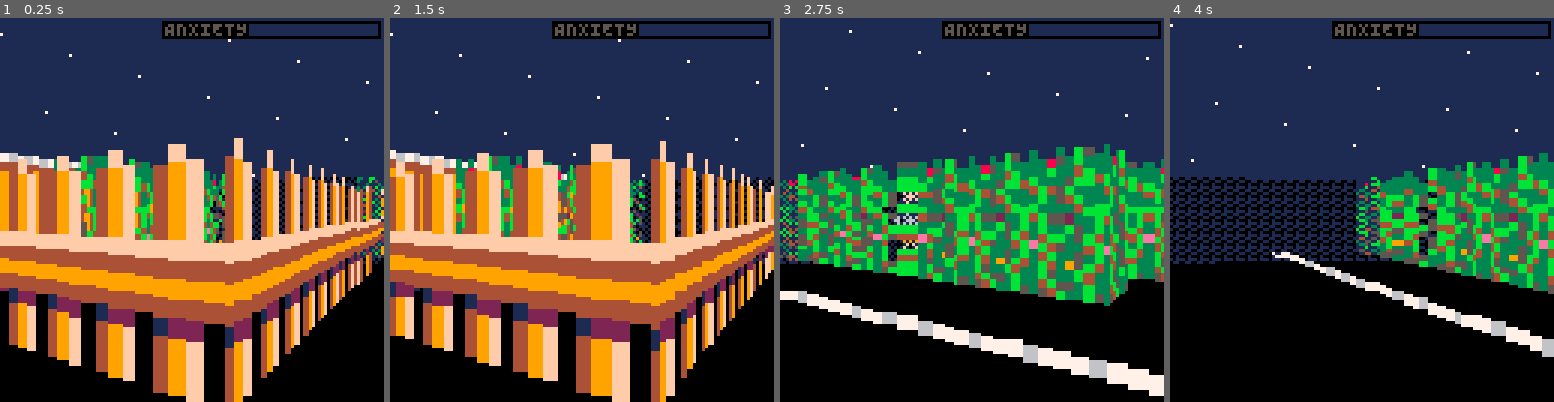
Above: before the commit, frames 1-4 (left to right).
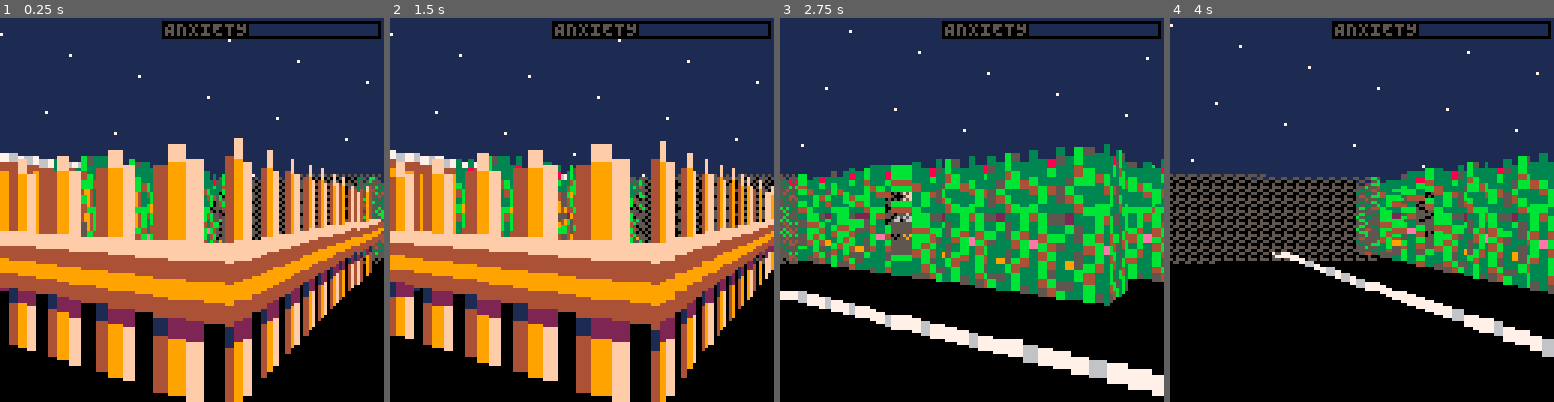
Above: after the commit, the same moments.

Repository: jcwilk/anx
Game: PICO-8 cartridge anx.p8
Two runs of this game, one before a commit and one after it. Both use one fixed random seed, a clock stepped at 60 frames per second and the inputs below.
Inputs:
- Up to frame 1 (0.25 s): no input
- Up to frame 2 (1.5 s): tap X (X key) at 0.33, 1.07 s; tap O (Z key) at 0.7 s
- Up to frame 3 (2.75 s): hold Right 1.6-2.1 s; tap O (Z key) at 1.7, 2.1, 2.5 s; tap X (X key) at 1.85 s; hold Up 2.15-2.42 s; hold Right from 2.47 s (still down)
- Up to frame 4 (4 s): tap O (Z key) at 2.9, 3.3, 3.7 s; tap X (X key) at 2.97 s; release Right at 3.03 s; hold Left 3.08-3.58 s; hold Down 3.63-3.97 s

The runs differ from the first frame. In frame 1, 1.3% of the frame differs, in the area x 54-100%, y 40-65%; in frame 2, 1.2%; in frame 3, 8.0%; in frame 4, 10%, in the area x 0-95%, y 35-86%.

Commit message:
Added popups and whisky purchasing
Also did some visual tweaks for fog

Diff:
--- a/anx.p8
+++ b/anx.p8
@@ -374,10 +374,10 @@
   key=-distance,
   draw=function()
    if bg_only then
-    rectfill(screenx,screeny,screenxright,screeny+height,ground_color)
+    rectfill(screenx,screeny,screenxright,screeny+height,0)
    else
     fillp(fog_pattern)
-    rectfill(screenx,screeny,screenxright,screeny+height,sky_color)
+    rectfill(screenx,screeny,screenxright,screeny+height,5)
     fillp()
    end
   end
@@ -501,8 +501,8 @@
  local row,pixel,pixel_color
  local sides, side
 
- local spritex=8*(mob.sprite_id%16)
- local spritey=8*(mob.sprite_id/16)
+ local spritex=8*flr(mob.sprite_id%16)
+ local spritey=8*flr(mob.sprite_id/16)
 
  local total_rows=16
  if is_sprite_half_height(mob.sprite_id) then --hax for half height mobs
@@ -749,6 +749,25 @@
  end
 end)()
 
+makeclerk = (function()
+ local function clerk_update(mob)
+  local m_to_p=mob.coords-player.coords
+  local distance=m_to_p:tomagnitude()
+  if distance < 2.2 then
+   if abs(mob:turn_towards(player)) < .1 then
+    mob:talk()
+    make_payment()
+   end
+  end
+ end
+
+ return function(sprite_id,coords,bearing)
+  local obj=makemobile(sprite_id,coords,bearing)
+  obj.update=clerk_update
+  return obj
+ end
+end)()
+
 -- end ext
 
 -- start ext ./main.lua
@@ -952,7 +971,7 @@
     face_index=2
    end
 
-   if distance > draw_distance * .85 and not drawn_fog then
+   if distance > draw_distance * .9 and not drawn_fog then
     new_draw=deferred_fog_draw(pa,draw_distance*.9,draw_width,screenx)
     if new_draw then
      drawn_fog=true
@@ -1040,6 +1059,8 @@
     mobile_pool.make(makecoin(mob_id,makevec2d(x,-y),makeangle(rnd())))
    elseif mob_id == 16 then
     mobile_pool.make(makewhisky(mob_id,makevec2d(x,-y),makeangle(rnd())))
+   elseif mob_id == 41 then
+    mobile_pool.make(makeclerk(mob_id,makevec2d(x,-y),makeangle(rnd())))
    else
     mobile_pool.make(makemobile(mob_id,makevec2d(x,-y),makeangle(rnd())))
    end
@@ -1205,6 +1226,10 @@
  end)
 
  update_fog_swirl()
+
+ update_inventory()
+
+ update_popup()
 end
 
 function draw_stars()
@@ -1262,9 +1287,82 @@
  has_whisky=true
 end
 
+making_payment=false
+function make_payment()
+ if has_whisky and coin_count > 0 then
+  popup("pAYING FOR WHISKY...",20,11)
+  making_payment = true
+ end
+end
+
+paid_for_whisky = false
+payment_progress = 0
+function update_inventory()
+ if making_payment then
+  payment_progress+=.005
+  if payment_progress >= 1 then
+   coin_count = 0
+   paid_for_whisky = true
+   payment_progress = 0
+   popup("whisky purchased!",60,11,true)
+  end
+ else
+  payment_progress = 0
+ end
+ making_payment = false
+end
+
+popup_duration = 0
+popup_text = ""
+popup_color = 8
+popup_blinking = false
+function popup(text,duration,colr,blinking)
+ popup_duration = duration
+ popup_text = text
+ popup_color = colr
+ popup_blinking = blinking
+end
+
+function update_popup()
+ if popup_duration > 0 then
+  popup_duration-=1
+ end
+end
+
+--popup border sizes
+pb1 = 7
+pb2 = 6
+pb3 = 4
+pb4 = 3
+function draw_popup()
+ if popup_duration > 0 then
+  local textxo = 64-#popup_text*4/2
+  local textxf = textxo + #popup_text*4 - 2
+  local textyo = 51
+  local textyf = 55
+  rect(textxo-pb1,textyo-pb1,textxf+pb1,textyf+pb1,ground_color)
+  fillp(0b0101101001011010)
+  rectfill(textxo-pb2,textyo-pb2,textxf+pb2,textyf+pb2,ground_color*16+sky_color)
+  fillp(0)
+  rect(textxo-pb3,textyo-pb3,textxf+pb3,textyf+pb3,sky_color)
+  rectfill(textxo-pb4,textyo-pb4,textxf+pb4,textyf+pb4,0)
+  if not popup_blinking or popup_duration % 10 < 9 then
+   print(popup_text,textxo,textyo,popup_color)
+  end
+ end
+end
+
 function draw_inventory()
- for i=0,coin_count do
+ if payment_progress > 0 then
+  rectfill(83,8,83+ceil(43*payment_progress),15,11)
+ end
+ for i=1,coin_count do
   spr(17,128-i*9,8)
+ end
+ if payment_progress > 0 then
+  fillp(0b0101101001011010.1)
+  rectfill(83,8,83+ceil(43*payment_progress),15,11)
+  fillp(0)
  end
  if has_whisky then
   spr(16,128-coin_count*9-8,8) -- -8 because the whisky is a little narrow
@@ -1298,6 +1396,8 @@
   draw_anxiety_bar()
 
   draw_inventory()
+
+  draw_popup()
  end
 
  if debug then
@@ -1565,7 +1665,7 @@
 
 
 __gff__
-000d0000010a00010101000b01000000848400000000000000000000000000008080010a0101004040000000000000000000000080800040400000000000000000000000000000000000000000000000000000000000000000000000000000000000000000000000000000000000000000000000000000000000000000000000
+000d0000010a00010101000b01000000848400000000000000000000000000008080010a0101004040800000000000000000000080800040400000000000000000000000000000000000000000000000000000000000000000000000000000000000000000000000000000000000000000000000000000000000000000000000
 0000000000000000000000000000000000000000000000000000000000000000000000000000000000000000000000000000000000000000000000000000000000000000000000000000000000000000000000000000000000000000000000000000000000000000000000000000000000000000000000000000000000000000
 __map__
 0606060606060606060606060606060606060600000000000000000000000000000000000000000000000000000000000000000000000000000000000000000000000000000000000000000000000000000000000000000000000000000000000000000000000000000000000000000000000000000000000000000000000000
--- a/main.lua
+++ b/main.lua
@@ -199,7 +199,7 @@
         face_index=2
       end
 
-      if distance > draw_distance * .85 and not drawn_fog then
+      if distance > draw_distance * .9 and not drawn_fog then
         new_draw=deferred_fog_draw(pa,draw_distance*.9,draw_width,screenx)
         if new_draw then
           drawn_fog=true
@@ -287,6 +287,8 @@
         mobile_pool.make(makecoin(mob_id,makevec2d(x,-y),makeangle(rnd())))
       elseif mob_id == 16 then
         mobile_pool.make(makewhisky(mob_id,makevec2d(x,-y),makeangle(rnd())))
+      elseif mob_id == 41 then
+        mobile_pool.make(makeclerk(mob_id,makevec2d(x,-y),makeangle(rnd())))
       else
         mobile_pool.make(makemobile(mob_id,makevec2d(x,-y),makeangle(rnd())))
       end
@@ -452,6 +454,10 @@
   end)
 
   update_fog_swirl()
+
+  update_inventory()
+
+  update_popup()
 end
 
 function draw_stars()
@@ -509,9 +515,82 @@
   has_whisky=true
 end
 
+making_payment=false
+function make_payment()
+  if has_whisky and coin_count > 0 then
+    popup("pAYING FOR WHISKY...",20,11)
+    making_payment = true
+  end
+end
+
+paid_for_whisky = false
+payment_progress = 0
+function update_inventory()
+  if making_payment then
+    payment_progress+=.005
+    if payment_progress >= 1 then
+      coin_count = 0
+      paid_for_whisky = true
+      payment_progress = 0
+      popup("whisky purchased!",60,11,true)
+    end
+  else
+    payment_progress = 0
+  end
+  making_payment = false
+end
+
+popup_duration = 0
+popup_text = ""
+popup_color = 8
+popup_blinking = false
+function popup(text,duration,colr,blinking)
+  popup_duration = duration
+  popup_text = text
+  popup_color = colr
+  popup_blinking = blinking
+end
+
+function update_popup()
+  if popup_duration > 0 then
+    popup_duration-=1
+  end
+end
+
+--popup border sizes
+pb1 = 7
+pb2 = 6
+pb3 = 4
+pb4 = 3
+function draw_popup()
+  if popup_duration > 0 then
+    local textxo = 64-#popup_text*4/2
+    local textxf = textxo + #popup_text*4 - 2
+    local textyo = 51
+    local textyf = 55
+    rect(textxo-pb1,textyo-pb1,textxf+pb1,textyf+pb1,ground_color)
+    fillp(0b0101101001011010)
+    rectfill(textxo-pb2,textyo-pb2,textxf+pb2,textyf+pb2,ground_color*16+sky_color)
+    fillp(0)
+    rect(textxo-pb3,textyo-pb3,textxf+pb3,textyf+pb3,sky_color)
+    rectfill(textxo-pb4,textyo-pb4,textxf+pb4,textyf+pb4,0)
+    if not popup_blinking or popup_duration % 10 < 9 then
+      print(popup_text,textxo,textyo,popup_color)
+    end
+  end
+end
+
 function draw_inventory()
-  for i=0,coin_count do
+  if payment_progress > 0 then
+    rectfill(83,8,83+ceil(43*payment_progress),15,11)
+  end
+  for i=1,coin_count do
     spr(17,128-i*9,8)
+  end
+  if payment_progress > 0 then
+    fillp(0b0101101001011010.1)
+    rectfill(83,8,83+ceil(43*payment_progress),15,11)
+    fillp(0)
   end
   if has_whisky then
     spr(16,128-coin_count*9-8,8) -- -8 because the whisky is a little narrow
@@ -545,6 +624,8 @@
     draw_anxiety_bar()
 
     draw_inventory()
+
+    draw_popup()
   end
 
   if debug then
--- a/sprites.p8
+++ b/sprites.p8
@@ -374,10 +374,10 @@
     key=-distance,
     draw=function()
       if bg_only then
-        rectfill(screenx,screeny,screenxright,screeny+height,ground_color)
+        rectfill(screenx,screeny,screenxright,screeny+height,0)
       else
         fillp(fog_pattern)
-        rectfill(screenx,screeny,screenxright,screeny+height,sky_color)
+        rectfill(screenx,screeny,screenxright,screeny+height,5)
         fillp()
       end
     end
@@ -501,8 +501,8 @@
   local row,pixel,pixel_color
   local sides, side
 
-  local spritex=8*(mob.sprite_id%16)
-  local spritey=8*(mob.sprite_id/16)
+  local spritex=8*flr(mob.sprite_id%16)
+  local spritey=8*flr(mob.sprite_id/16)
 
   local total_rows=16
   if is_sprite_half_height(mob.sprite_id) then --hax for half height mobs
@@ -745,6 +745,25 @@
   return function(sprite_id,coords,bearing)
     local obj=makeitem(sprite_id,coords,bearing)
     obj.on_pickup=pickup
+    return obj
+  end
+end)()
+
+makeclerk = (function()
+  local function clerk_update(mob)
+    local m_to_p=mob.coords-player.coords
+    local distance=m_to_p:tomagnitude()
+    if distance < 2.2 then
+      if abs(mob:turn_towards(player)) < .1 then
+        mob:talk()
+        make_payment()
+      end
+    end
+  end
+
+  return function(sprite_id,coords,bearing)
+    local obj=makemobile(sprite_id,coords,bearing)
+    obj.update=clerk_update
     return obj
   end
 end)()
Not shown, changed: 17 lines of the sprite sheet (__gfx__) section of anx.p8
